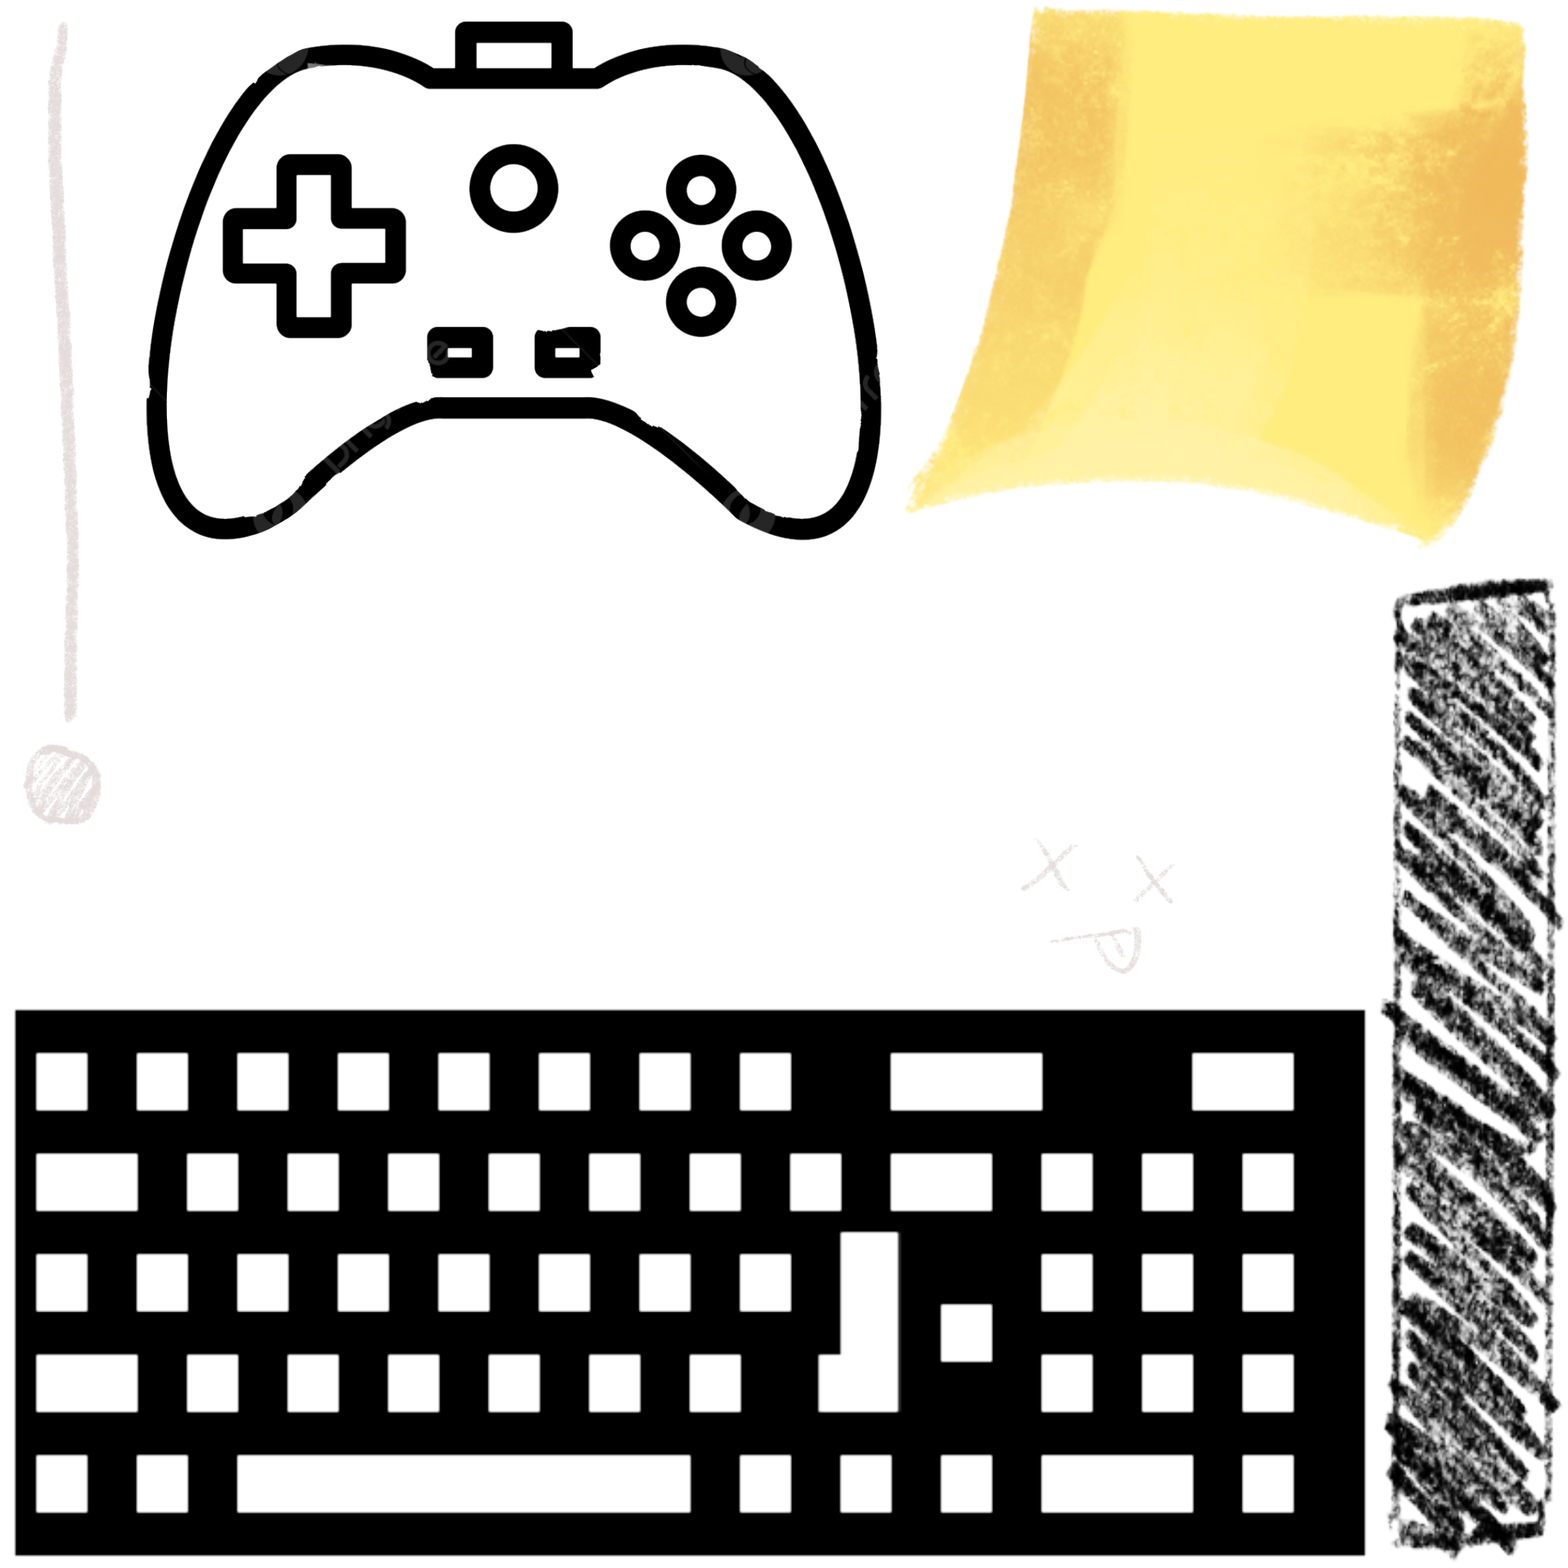
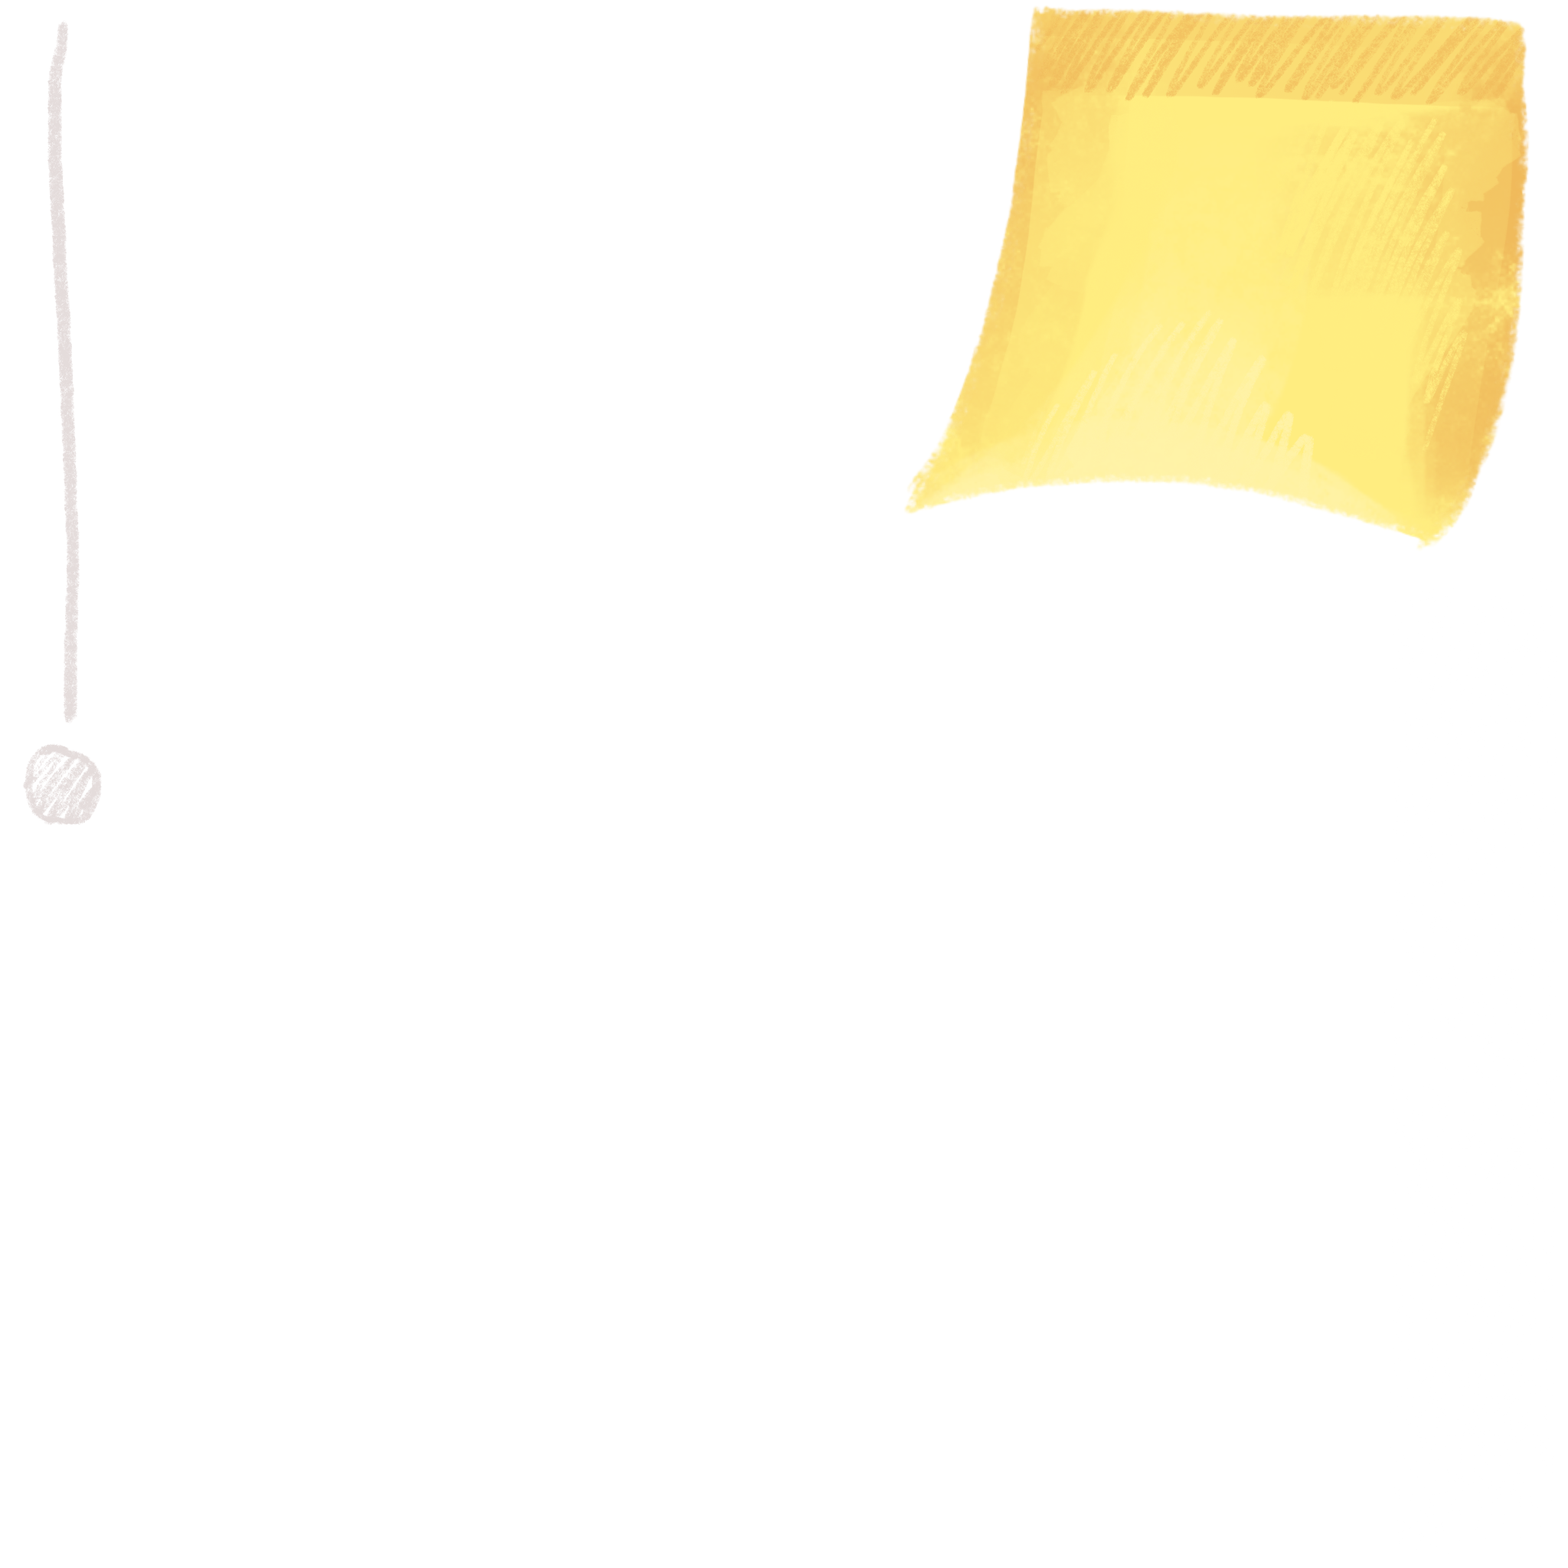
Comparing the layer stacks of the two 1568 x 1568 images. Changes:
painted on "Image insérée" (1st of 3) over bbox(1378, 575, 1565, 1563)
added group "Manette" with 2 layers above "clavier" over bbox(149, 33, 882, 542)
moved "Image insérée" (2nd of 3, in "Manette") into group "Manette", painted on it over bbox(145, 20, 882, 542)
added group "clavier" with 5 layers above "emotes" over bbox(13, 1013, 1367, 1558)
added layer "Calque 21" in group "clavier" over bbox(23, 1058, 918, 1551)
added layer "Calque 20" in group "clavier" over bbox(13, 1013, 1367, 1558)
added group "Nouveau groupe" with 2 layers in group "clavier" over bbox(16, 1056, 1362, 1549)
added layer "Calque 19" in group "Nouveau groupe" over bbox(153, 1156, 1251, 1549)
added layer "Calque 18" in group "Nouveau groupe" over bbox(16, 1056, 1362, 1548)
added layer "emotes" above "post it" over bbox(1020, 838, 1176, 975)
added group "post it" with 4 layers above "Arrière-plan" over bbox(977, 6, 1528, 502)
added layer "À partir de la sélection" (2nd of 2, in "post it") (75%) in group "post it" over bbox(1032, 6, 1528, 121)
added layer "Calque 17" in group "post it" over bbox(1020, 97, 1500, 502)
added layer "Calque 16" in group "post it" over bbox(977, 6, 1524, 502)
moved "Image insérée" (3rd of 3, in "post it") into group "post it", painted on it over bbox(13, 6, 1533, 1559)
removed layer "Image insérée" (4th of 5) over bbox(145, 19, 1203, 975)
removed layer "Image insérée" (5th of 5) over bbox(977, 6, 1528, 502)